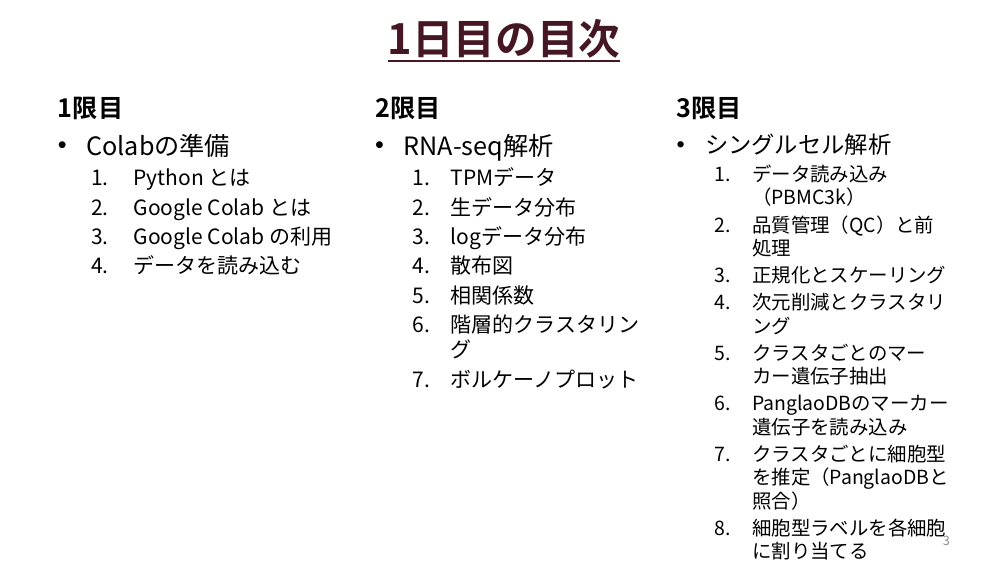
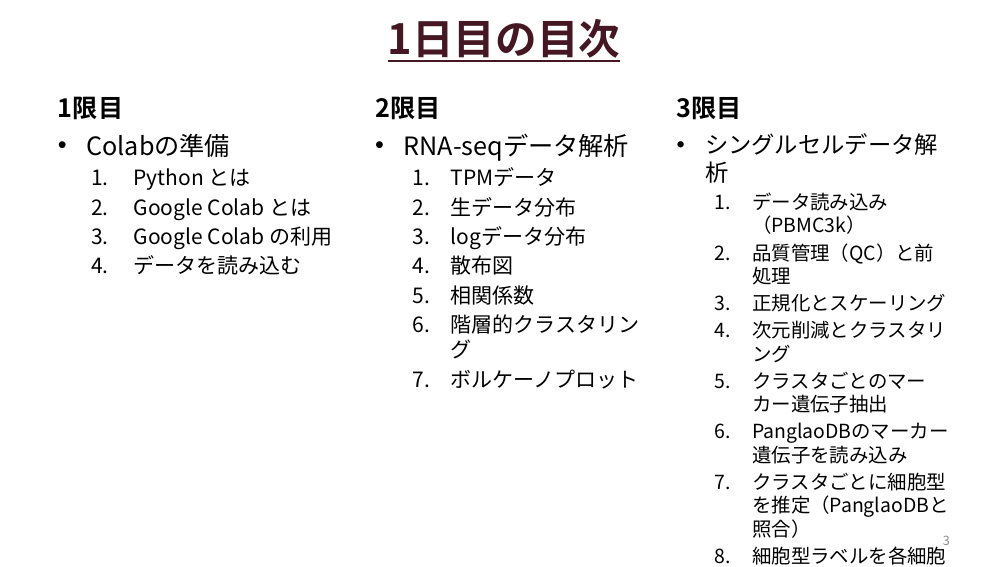
Before and after one commit to iwata97/bioinfo, a slide deck: slide 3 of バイオ技術_第1日目.pptx. Drawn at 1008x567 pixels with LibreOffice and Linux fonts; fonts in the diff are those of the drawing. Boxes give left, top, right and bottom in pixels: in the first picture for what was removed or moved away, otherwise in the second. Text is boxed around its words. In the diff, an @@ line names an element or a change of style, - is before the commit and + after.

```diff
--- a/バイオ技術_第1日目.pptx
+++ b/バイオ技術_第1日目.pptx
@@ text at (404, 133, 630, 161): text changed @@
-• RNA-seq解析
+• RNA-seqデータ解析
@@ text at (705, 133, 938, 183): text changed @@
-• シングルセル解析
+• シングルセルデータ解析
```
Also in this commit, not shown: 4 other slides changed, 1 slide added, 1 other file.
